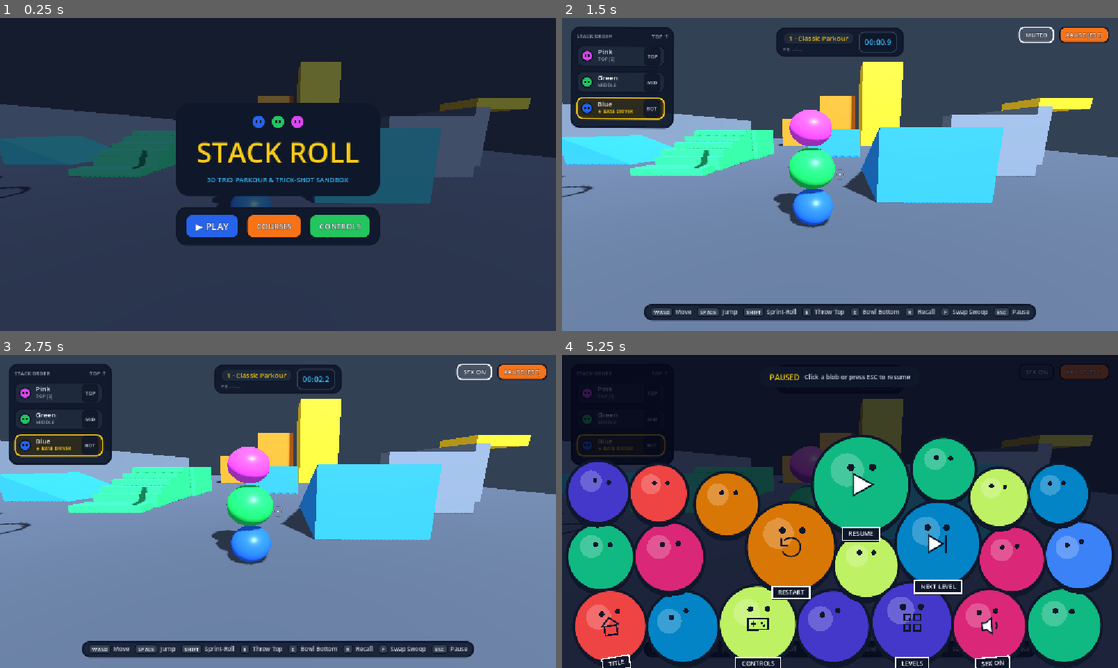
Above: before the commit, frames 1-4 (two rows, left to right).
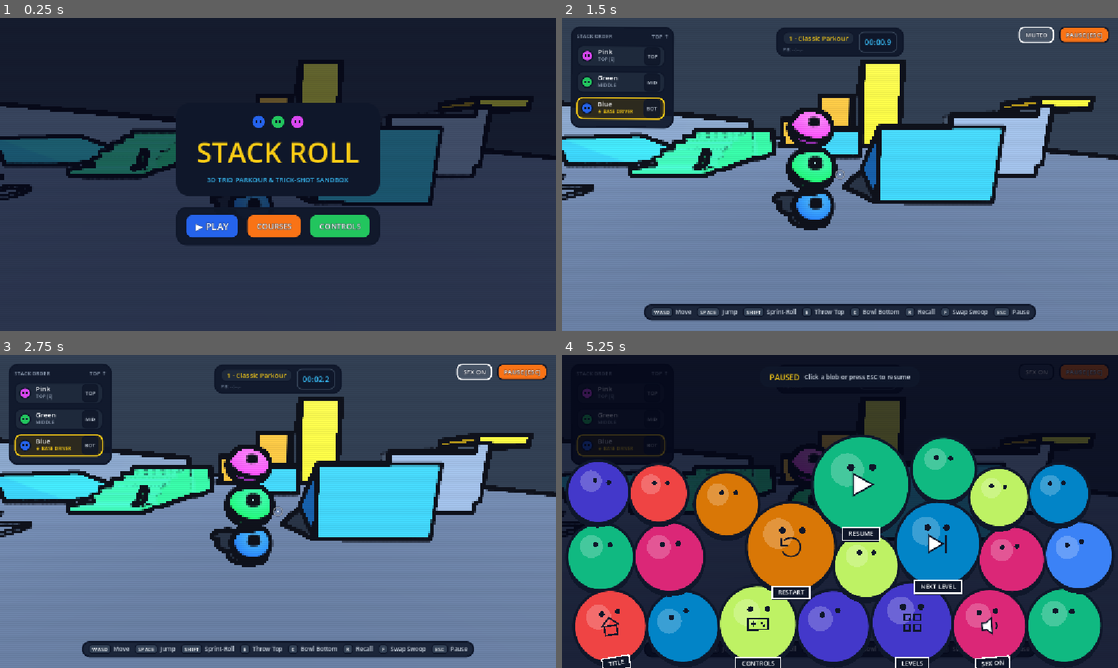
Above: after the commit, the same moments.

Repository: freeeked/godotgame
Game: Godot game, scene res://main.tscn
Two runs of this game, one before a commit and one after it. Both use one fixed random seed, a clock stepped at 60 frames per second and the inputs below.
Inputs (mouse positions are in pixels of both pictures, inside the frame that each line leads up to):
- Up to frame 1 (0.25 s): no input
- Up to frame 2 (1.5 s): click "▶ PLAY" at 0.5 s; click "SFX ON" at 1.25 s
- Up to frame 3 (2.75 s): click "MUTED" at 2 s
- Up to frame 4 (5.25 s): click "PAUSE [ESC]" at 2.75 s; move the mouse to (962, 495) at 3.52 s; hold D (move_right) 3.53-4.28 s; hold Q (center_camera) 3.53-4.28 s; click (962, 495) at 3.67 s; move the mouse to (728, 527) at 4.27 s; hold S (move_back) 4.28-5.03 s; tap E (eject) at 4.35 s; click (728, 527) at 4.42 s; move the mouse to (895, 442) at 5.02 s; hold D (move_right) from 5.03 s (still down); hold R (recall) from 5.03 s (still down); click (895, 442) at 5.17 s

The runs differ from the first frame. In frame 1, 4.0% of the frame differs, in the area x 0-100%, y 14-61%; in frame 2, 8.6%; in frame 3, 8.6%, in the area x 0-100%, y 13-68%; in frame 4, 2.1%.

Commit message:
add shaeder

Diff:
--- a/main.tscn
+++ b/main.tscn
@@ -5,6 +5,7 @@
 [ext_resource type="Script" uid="uid://dgkgtyc8d4c22" path="res://scripts/sound_engine.gd" id="3_h2yge"]
 [ext_resource type="Script" uid="uid://mrqkgdga252i" path="res://scripts/button_gate.gd" id="5_lquwl"]
 [ext_resource type="Script" uid="uid://dh2wrwbih5w81" path="res://scripts/pneumatic_tube.gd" id="6_7mycd"]
+[ext_resource type="Shader" uid="uid://n2o7kespljyg" path="res://shaders/comic_pixel_filter.gdshader" id="7_272bh"]
 [ext_resource type="Script" uid="uid://8hryct2ausxj" path="res://scripts/turret_cannon.gd" id="7_trcan"]
 
 [sub_resource type="StandardMaterial3D" id="StandardMaterial3D_floor"]
@@ -30,6 +31,17 @@
 [sub_resource type="StandardMaterial3D" id="StandardMaterial3D_gold"]
 albedo_color = Color(0.96, 0.78, 0.15, 1)
 roughness = 0.45
+
+[sub_resource type="ShaderMaterial" id="ShaderMaterial_272bh"]
+shader = ExtResource("7_272bh")
+shader_parameter/enable_pixelation = true
+shader_parameter/pixel_size = 2.0
+shader_parameter/enable_outlines = true
+shader_parameter/outline_color = Color(0.06, 0.07, 0.11, 1)
+shader_parameter/outline_thickness = 1.25
+shader_parameter/edge_threshold = 0.2
+shader_parameter/color_posterize_steps = 0.0
+shader_parameter/scanline_strength = 0.06
 
 [node name="Main" type="Node3D" unique_id=276455839]
 script = ExtResource("1_0xm2m")
@@ -214,7 +226,7 @@
 script = ExtResource("3_h2yge")
 
 [node name="TurretCannon" type="Node3D" parent="." unique_id=1764826004]
-transform = Transform3D(-0.73042774, -5.6624407e-07, 0.68298995, 0.55275685, 0.5873687, 0.59114957, -0.40116727, 0.8093194, -0.42903012, -17.51033, 1.3318038, -4.626129)
+transform = Transform3D(-0.7304277, -6.258487e-07, 0.68299, 0.5527568, 0.5873689, 0.5911494, -0.4011675, 0.80931914, -0.42903018, -17.51033, 1.3318038, -4.626129)
 script = ExtResource("7_trcan")
 yaw_deg = 122.13558
 pitch_deg = 40.0
@@ -232,3 +244,16 @@
 [node name="PneumaticTube" type="Node3D" parent="." unique_id=1309072378]
 transform = Transform3D(-0.9490624, 0.10367357, -0.2975442, 0.09095094, 0.9942609, 0.056329302, 0.30167648, 0.026398119, -0.9530449, 3.2034311, 2.3501616, 11.847433)
 script = ExtResource("6_7mycd")
+exit_speed_a = 11.0
+exit_speed_b = 12.5
+
+[node name="CanvasLayer" type="CanvasLayer" parent="." unique_id=1291387834]
+
+[node name="ColorRect" type="ColorRect" parent="CanvasLayer" unique_id=1212286297]
+material = SubResource("ShaderMaterial_272bh")
+anchors_preset = 15
+anchor_right = 1.0
+anchor_bottom = 1.0
+grow_horizontal = 2
+grow_vertical = 2
+mouse_filter = 2
--- /dev/null
+++ b/shaders/comic_pixel_filter.gdshader
@@ -0,0 +1,70 @@
+shader_type canvas_item;
+
+uniform sampler2D screen_texture : hint_screen_texture, filter_nearest;
+
+group_uniforms Pixelation;
+uniform bool enable_pixelation = true;
+uniform float pixel_size : hint_range(1.0, 8.0, 1.0) = 2.0;
+
+group_uniforms InkOutlines;
+uniform bool enable_outlines = true;
+uniform vec4 outline_color : source_color = vec4(0.06, 0.07, 0.11, 1.0);
+uniform float outline_thickness : hint_range(0.5, 3.0, 0.25) = 1.25;
+uniform float edge_threshold : hint_range(0.05, 0.8, 0.01) = 0.20;
+
+group_uniforms RetroPolish;
+uniform float color_posterize_steps : hint_range(0.0, 32.0, 1.0) = 0.0;
+uniform float scanline_strength : hint_range(0.0, 0.35, 0.01) = 0.06;
+
+float get_luma(vec3 c) {
+	return dot(c, vec3(0.299, 0.587, 0.114));
+}
+
+void fragment() {
+	vec2 screen_res = 1.0 / SCREEN_PIXEL_SIZE;
+	vec2 uv = SCREEN_UV;
+
+	if (enable_pixelation && pixel_size > 1.0) {
+		vec2 grid = screen_res / pixel_size;
+		uv = (floor(uv * grid) + 0.5) / grid;
+	}
+
+	vec3 base_col = texture(screen_texture, uv).rgb;
+
+	if (color_posterize_steps > 1.0) {
+		base_col = floor(base_col * color_posterize_steps + 0.5) / color_posterize_steps;
+	}
+
+	float edge = 0.0;
+	if (enable_outlines) {
+		vec2 step_uv = SCREEN_PIXEL_SIZE * outline_thickness * max(1.0, pixel_size * 0.75);
+
+		vec3 c_tl = texture(screen_texture, uv + vec2(-step_uv.x, -step_uv.y)).rgb;
+		vec3 c_t  = texture(screen_texture, uv + vec2(0.0, -step_uv.y)).rgb;
+		vec3 c_tr = texture(screen_texture, uv + vec2(step_uv.x, -step_uv.y)).rgb;
+		vec3 c_l  = texture(screen_texture, uv + vec2(-step_uv.x, 0.0)).rgb;
+		vec3 c_r  = texture(screen_texture, uv + vec2(step_uv.x, 0.0)).rgb;
+		vec3 c_bl = texture(screen_texture, uv + vec2(-step_uv.x, step_uv.y)).rgb;
+		vec3 c_b  = texture(screen_texture, uv + vec2(0.0, step_uv.y)).rgb;
+		vec3 c_br = texture(screen_texture, uv + vec2(step_uv.x, step_uv.y)).rgb;
+
+		// Sobel edge filter across both color channels and brightness
+		vec3 gx = -c_tl - 2.0 * c_l - c_bl + c_tr + 2.0 * c_r + c_br;
+		vec3 gy = -c_tl - 2.0 * c_t - c_tr + c_bl + 2.0 * c_b + c_br;
+		float col_grad = length(gx) + length(gy);
+
+		float luma_grad = abs(get_luma(c_r) - get_luma(c_l)) + abs(get_luma(c_b) - get_luma(c_t));
+		float combined = max(col_grad * 0.45, luma_grad * 1.4);
+
+		edge = smoothstep(edge_threshold, edge_threshold * 2.0, combined);
+	}
+
+	vec3 final_col = mix(base_col, outline_color.rgb, edge * outline_color.a);
+
+	if (scanline_strength > 0.001) {
+		float scan = sin(FRAGCOORD.y * 3.14159) * 0.5 + 0.5;
+		final_col *= 1.0 - (scan * scanline_strength);
+	}
+
+	COLOR = vec4(final_col, 1.0);
+}
Not shown, added: shaders/comic_pixel_filter.gdshader.uid
